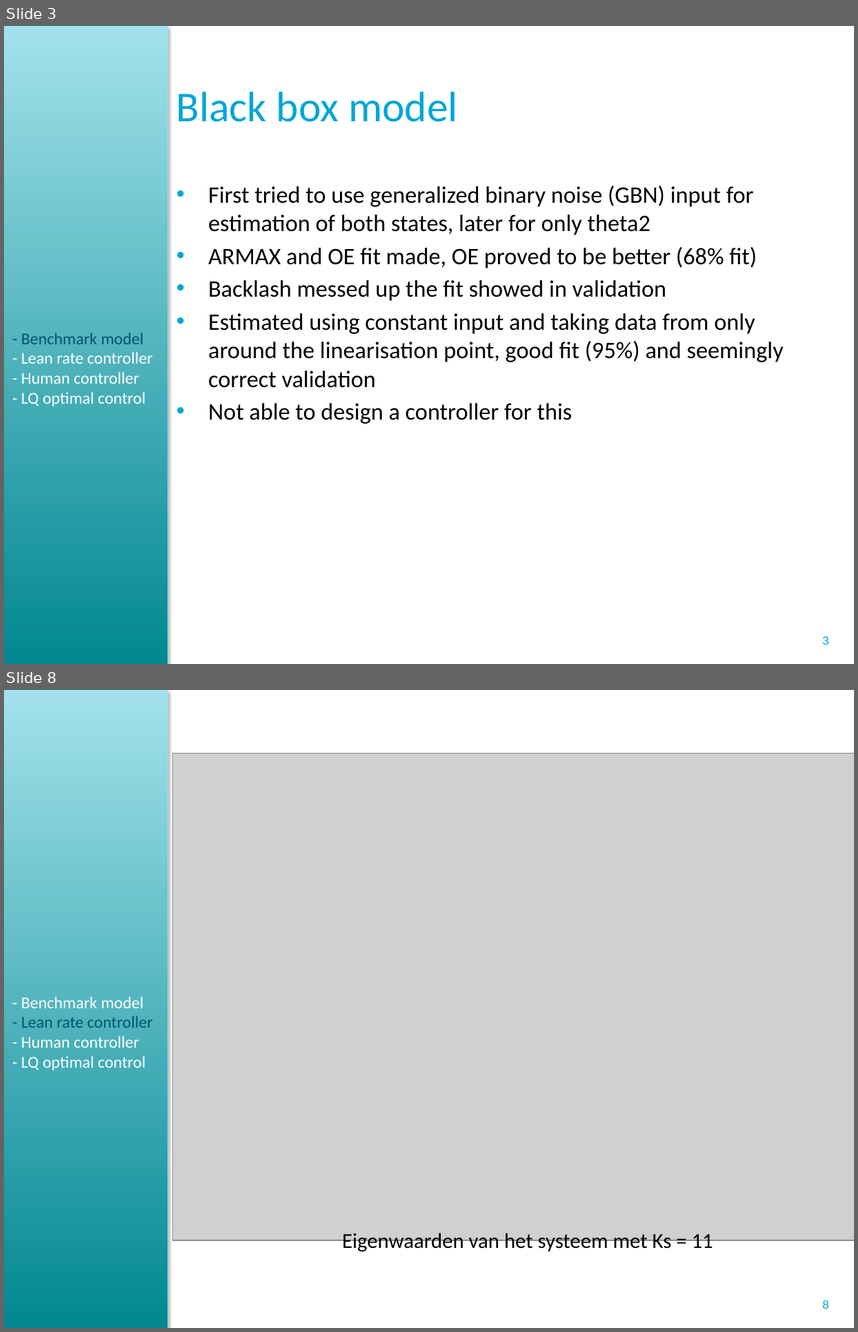
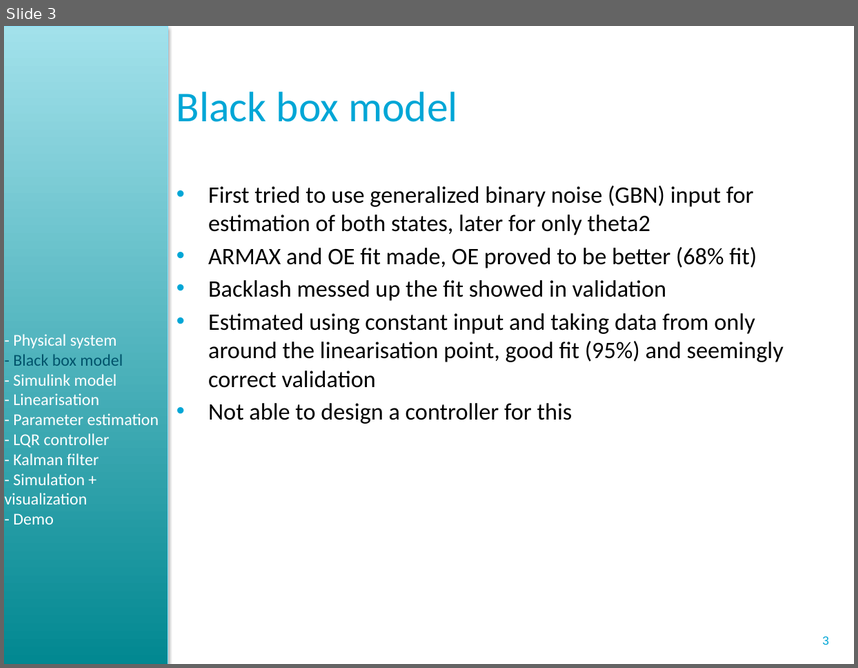
Before and after one commit to ortix/control-system-lab, a slide deck: dick/Presentation/Powerpoint presentatie 22 maart CSL.pptx. Shown one above the other, each under a label of ours: slides 3 and 8 before the commit, slide 3 after it; the slides between them are not shown. The pictures are 858x1332 and 858x668 pixels, drawn with LibreOffice and Linux fonts; fonts in the diff are those of the drawing; grey boxes stand for pictures; background and template pictures are left out. Boxes give left, top, right and bottom in pixels: in the first picture for what was removed or moved away, otherwise in the second. Text is boxed around its words. In the diff, an @@ line names an element or a change of style, - is before the commit and + after.

```diff
--- a/dick/Presentation/Powerpoint presentatie 22 maart CSL.pptx
+++ b/dick/Presentation/Powerpoint presentatie 22 maart CSL.pptx
@@ slide 8 removed at (4,690,854,1328), background #FFFFFF; not listed: 2 template elements that a slide beside it also shows @@
@@ picture removed at (173,753,854,1240) @@
@@ text removed at (21,996,153,1070) @@
-- Benchmark model
-- Lean rate controller
-- Human controller
-- LQ optimal control
@@ text removed at (342,1232,713,1254) @@
-Eigenwaarden van het systeem met Ks = 11
@@ slide 3 changed as well @@
@@ text added at (5,334,159,524), 14 pt, text #FFFFFF @@
+- Physical system
+- Black box model
+- Simulink model
+- Linearisation
+- Parameter estimation
+- LQR controller
+- Kalman filter
+- Simulation + visualization
+- Demo
@@ text removed at (21,332,153,406) @@
-- Benchmark model
-- Lean rate controller
-- Human controller
-- LQ optimal control
```
Also in this commit, not shown: 3 other slides changed, 5 slides added, 20 other slides removed, 3 other files.
